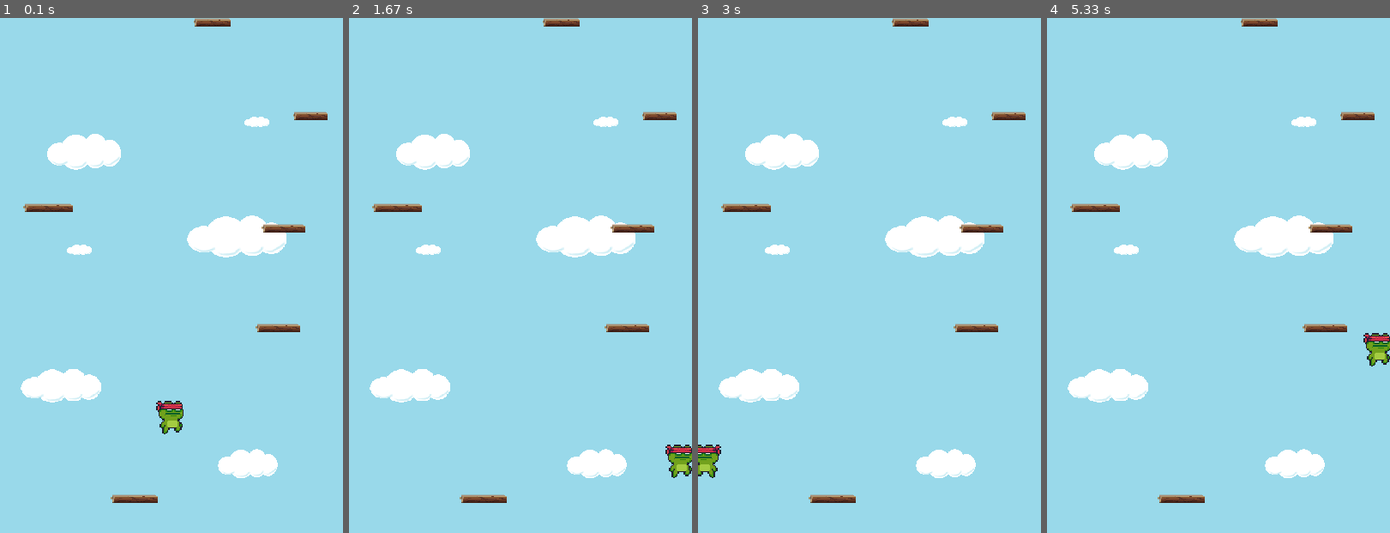
Above: before the commit, frames 1-4 (left to right).
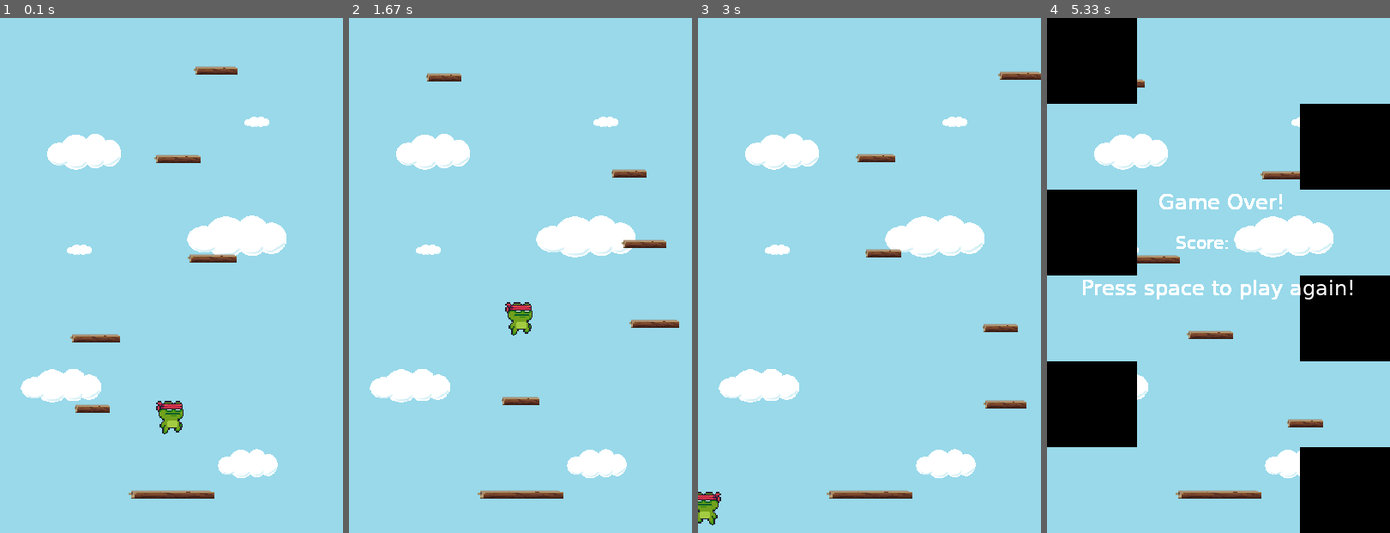
Above: after the commit, the same moments.

Repository: AniqueKhan/vertical-performer-pygame
Game: pygame game, started from main.py
The game is run twice, just before and just after one commit, with the same random seed, the same clock (stepped at 60 frames per second) and the same inputs.
Inputs:
- Up to frame 1 (0.1 s): no input
- Up to frame 2 (1.67 s): hold D 0.33-0.8 s; hold D 0.83-1.3 s; tap Space at 1.33 s
- Up to frame 3 (3 s): hold A 1.67-2.2 s; tap Space at 2.23 s; hold A 2.57-2.97 s
- Up to frame 4 (5.33 s): hold D 3-3.63 s; tap Space at 4.17 s; hold D 4.5-4.97 s

The runs differ from the first frame. In frame 1, 2.6% of the frame differs, in the area x 6-96%, y 0-95%; in frame 2, 3.2%; in frame 3, 3.0%; in frame 4, 29%, in the area x 0-100%, y 0-100%.

Commit message:
start from part 10
start from part 10

Diff:
--- a/main.py
+++ b/main.py
@@ -10,14 +10,23 @@
 
 # Clock
 clock = pg.time.Clock()
-FPS=60
+FPS = 60
 
 # Game Variables
 GRAVITY = 1
 MAX_PLATFORMS = 10
+SCROLL_THRESHOLD = 200
+scroll = bg_scroll = score = fade_counter = 0
+
+game_over = False
 
 # Define Colors
 WHITE = (255,255,255)
+BLACK = (0,0,0)
+
+# Define Font
+font_small = pg.font.SysFont(name="Lucida Sans", size=20)
+font_big = pg.font.SysFont(name="Lucida Sans", size=24)
 
 # Create Game Window
 screen = pg.display.set_mode((SCREEN_WIDTH, SCREEN_HEIGHT))
@@ -28,6 +37,15 @@
 performer_image =pg.transform.scale(pg.image.load('assets/performer.png').convert_alpha(),(45,45))
 platform_image =pg.transform.scale(pg.image.load('assets/wood.png').convert_alpha(),(45,45))
 
+# Function for drawing the background
+def draw_bg(bg_scroll):
+    screen.blit(bg_image,(0,0+bg_scroll))
+    screen.blit(bg_image,(0,-600+bg_scroll))
+
+# Function for outputting text on to the screen
+def draw_text(text,font,text_color,x,y):
+    img = font.render(text,True,text_color)
+    screen.blit(source=img, dest=(x,y))
 
 # Platform Class
 class Platform(pg.sprite.Sprite):
@@ -37,6 +55,14 @@
         self.rect = self.image.get_rect()
         self.rect.x = x
         self.rect.y = y
+
+    def update(self,scroll):
+        # update platform's vertical position
+        self.rect.y+=scroll
+
+        # check if platform has gone off the screen
+        if self.rect.top > SCREEN_HEIGHT:
+            self.kill()
 
 # Performer Class
 class Performer():
@@ -54,7 +80,7 @@
 
     def move(self):
         # reset variables
-        dx,dy=0,0
+        dx,dy,scroll=0,0,0
 
         # key presses
         key = pg.key.get_pressed()
@@ -88,14 +114,18 @@
                         dy=0
                         self.y_velocity=-20
 
-        # check collision with ground
-        if self.rect.bottom +dy>SCREEN_HEIGHT:
-            dy=0
-            self.y_velocity=-20
+
+        # check if the player has bounced to the top of the screen
+        if self.rect.top <= SCROLL_THRESHOLD:
+            # if player is jumping
+            if self.y_velocity<0:
+                scroll =-dy
 
         # Update rectangle position
         self.rect.x+=dx
-        self.rect.y+=dy
+        self.rect.y+=dy+scroll
+
+        return scroll
 
 # player instance
 performer = Performer(x=SCREEN_WIDTH//2, y=SCREEN_HEIGHT-150)
@@ -103,30 +133,80 @@
 # sprite group
 platform_group = pg.sprite.Group()
 
-# temporary platforms
-for p in range(MAX_PLATFORMS):
-    platform_width = random.randint(40,60)
-    platform_x = random.randint(0,SCREEN_WIDTH-platform_width)
-    platform_y = p*random.randint(80,120)
-    platform = Platform(x=platform_x, y=platform_y, width=platform_width)
-    platform_group.add(platform)
+# starting platform
+platform = Platform(x=SCREEN_WIDTH//2 - 50, y=SCREEN_HEIGHT-50, width=100)
+platform_group.add(platform)
 
 # Game Loop
 run = True
 while run:
     clock.tick(FPS)
 
-    # Move Performer
-    performer.move()
-
-    # Draw Background
-    screen.blit(source=bg_image, dest=(0,0))
-
-    # Draw Platforms
-    platform_group.draw(screen)
-
-    # Draw Performer
-    performer.draw()
+    if not game_over:
+
+        # Move Performer
+        scroll = performer.move()
+
+        # Draw Background
+        bg_scroll+=scroll
+
+        if bg_scroll >=600:
+            bg_scroll=0
+
+        draw_bg(bg_scroll=bg_scroll)
+
+        # Generate platforms
+        if len(platform_group)<MAX_PLATFORMS:
+            platform_width = random.randint(a=40, b=60)
+            platform_x = random.randint(a=0, b=SCREEN_WIDTH-platform_width)
+            platform_y=platform.rect.y-random.randint(a=80, b=120)
+            platform = Platform(x=platform_x,y=platform_y,width=platform_width)
+            platform_group.add(platform)
+
+
+
+        # Draw Platforms
+        platform_group.draw(screen)
+
+        # Update Platform
+        platform_group.update(scroll=scroll)
+
+        # Draw Performer
+        performer.draw()
+
+        # Check game over
+        if performer.rect.top > SCREEN_HEIGHT:
+            game_over=True
+
+    else:
+        if fade_counter < SCREEN_WIDTH:
+            fade_counter+=5
+            for y in range(0,6,2):
+                pg.draw.rect(surface=screen,color=BLACK,rect=(0,y*100,fade_counter,SCREEN_HEIGHT/6))
+                pg.draw.rect(surface=screen,color=BLACK,rect=(SCREEN_WIDTH-fade_counter,(y+1)*100,SCREEN_WIDTH,SCREEN_HEIGHT/6))
+        draw_text(text="Game Over!", font=font_big, text_color=WHITE, x=130, y=200)
+        draw_text(text="Score: "+str(score), font=font_small, text_color=WHITE, x=150, y=250)
+        draw_text(text="Press space to play again!", font=font_big, text_color=WHITE, x=40, y=300)
+
+        # Looking for space bar being pressed
+
+        key = pg.key.get_pressed()
+        if key[pg.K_SPACE]:
+
+            # Reset variables
+            game_over = False
+            score = scroll = fade_counter = 0
+
+            # Reposition Performer
+            performer.rect.center = (SCREEN_WIDTH//2,SCREEN_HEIGHT-150)
+
+            # Reset Platforms
+            platform_group.empty()
+
+            # starting platform
+            platform = Platform(x=SCREEN_WIDTH//2 - 50, y=SCREEN_HEIGHT-50, width=100)
+            platform_group.add(platform)
+
 
     # Event handler
     for event in pg.event.get():
